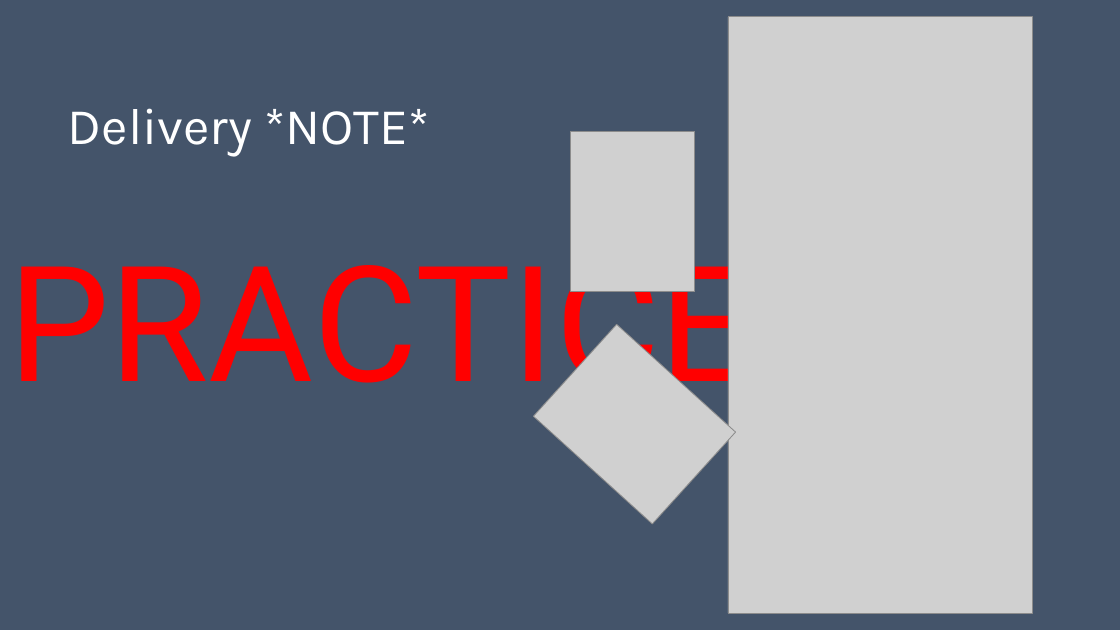
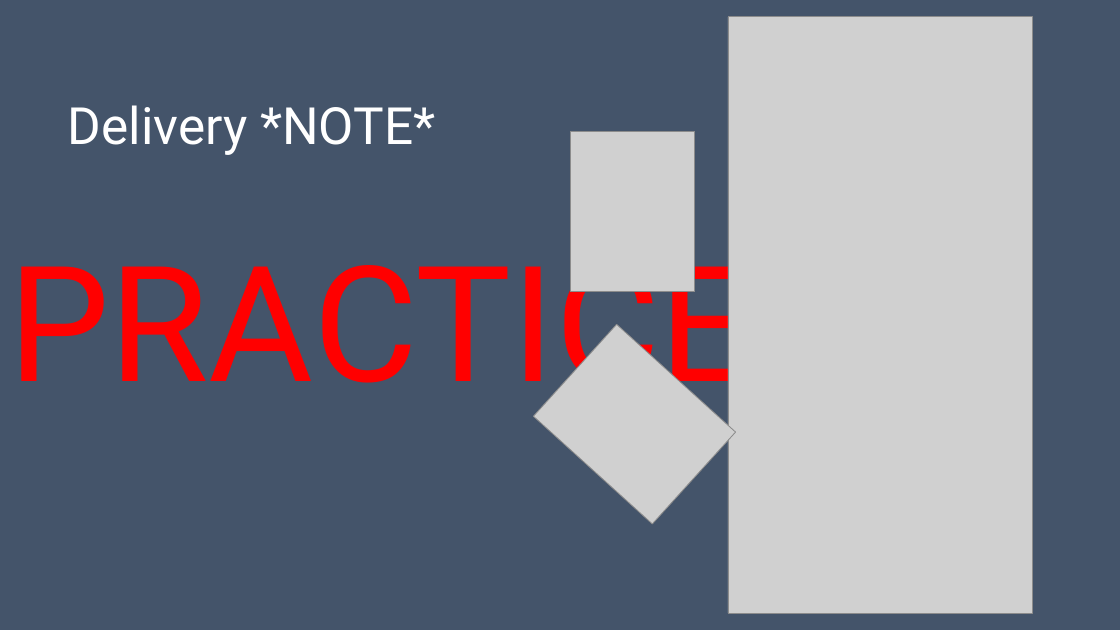
Before and after one commit to evangelism/WinDevWorkshop, a slide deck: slide 6 of 10.08.15.Train the Trainer.pptx. Drawn at 1120x630 pixels with LibreOffice and Linux fonts; fonts in the diff are those of the drawing; grey boxes stand for pictures. Boxes give left, top, right and bottom in pixels: in the first picture for what was removed or moved away, otherwise in the second. Text is boxed around its words. In the diff, an @@ line names an element or a change of style, - is before the commit and + after.

```diff
--- a/10.08.15.Train the Trainer.pptx
+++ b/10.08.15.Train the Trainer.pptx
@@ title "Delivery *NOTE*" at <box>68,105,435,155</box>: font Karla to Roboto @@
```
Also in this commit, not shown: 16 other slides changed.
